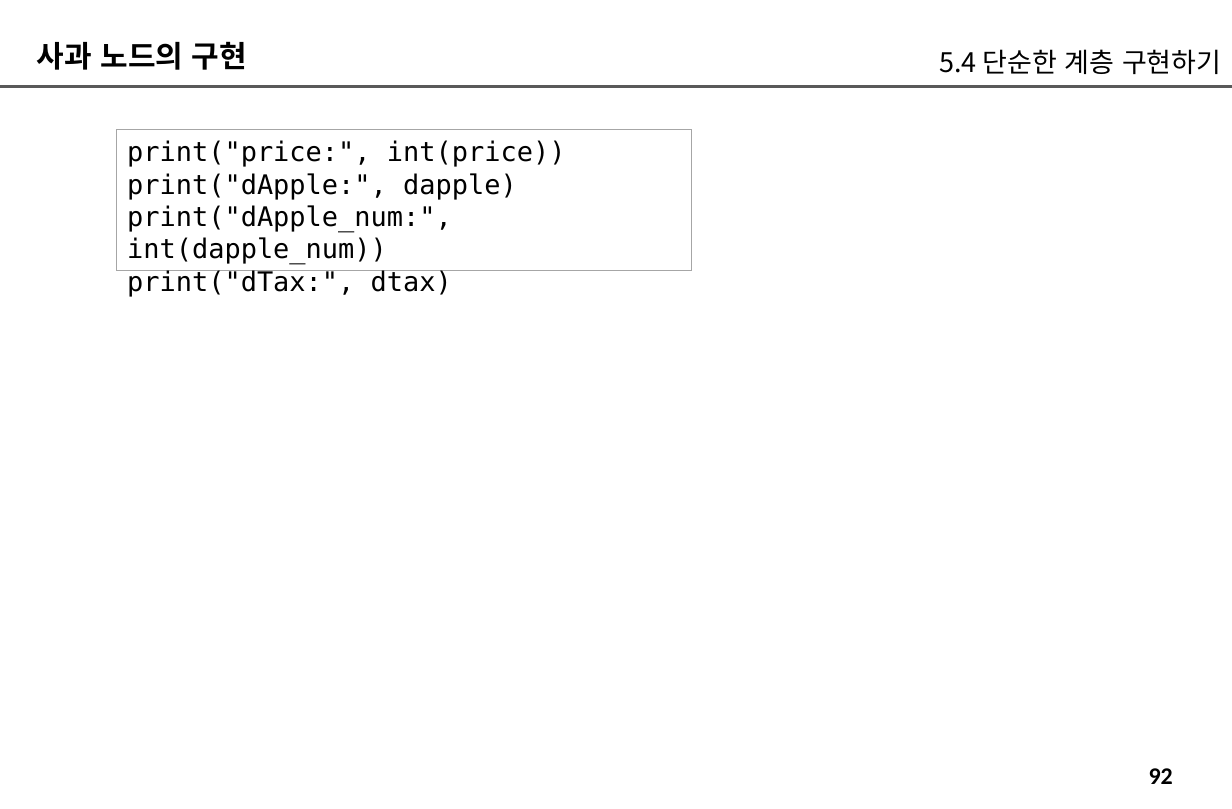
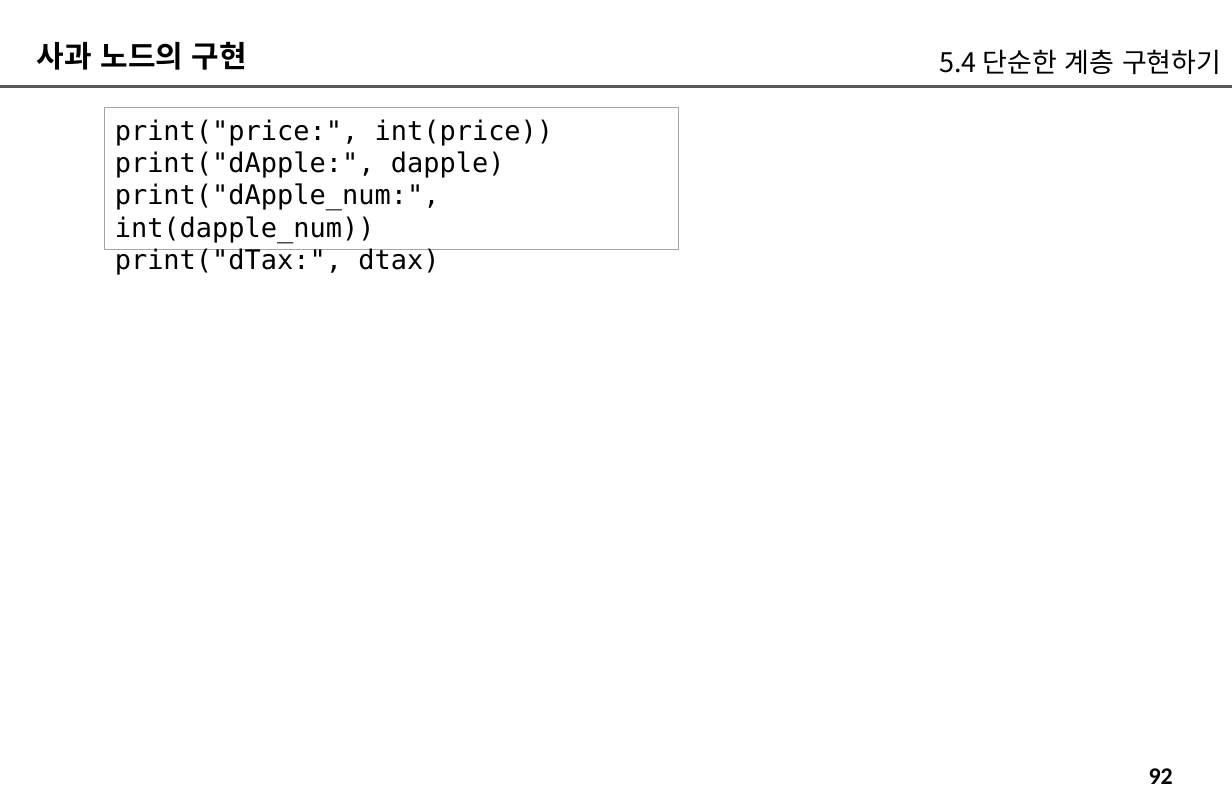
Before and after one commit to imguru-mooc/deep_learning_nlp, a slide deck: slide 92 of 인공지능_자연어처리_2_판서.pptx. Drawn at 1232x809 pixels with LibreOffice and Linux fonts; fonts in the diff are those of the drawing. Boxes give left, top, right and bottom in pixels: in the first picture for what was removed or moved away, otherwise in the second. Text is boxed around its words. In the diff, an @@ line names an element or a change of style, - is before the commit and + after.

```diff
--- a/인공지능_자연어처리_2_판서.pptx
+++ b/인공지능_자연어처리_2_판서.pptx
@@ rectangle "print("price:", int(price))" moved from (x1=117, y1=129, x2=692, y2=271) to (x1=105, y1=108, x2=680, y2=249) @@
```
Also in this commit, not shown: 19 other slides changed, 1 slide removed.
